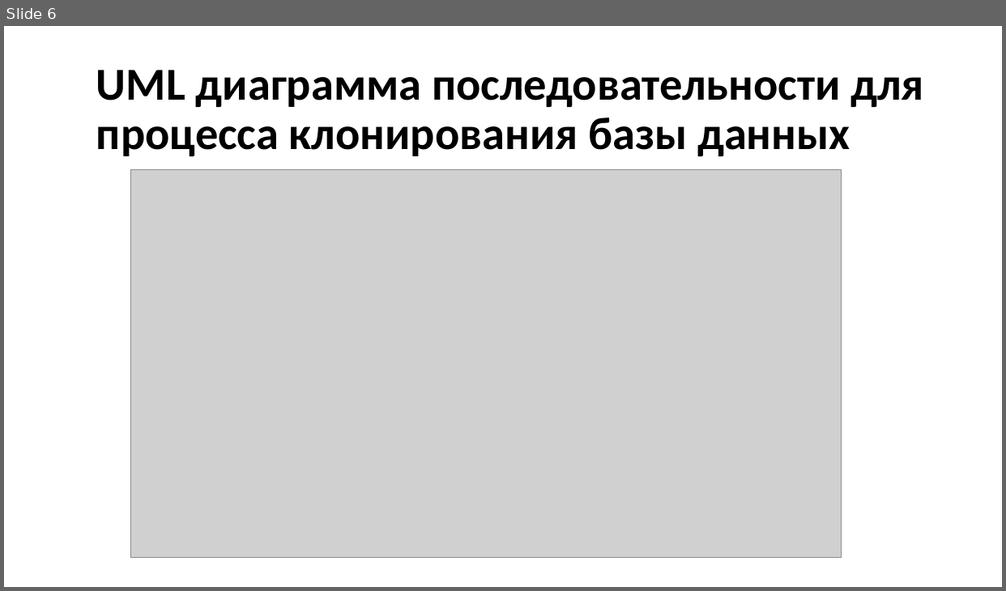
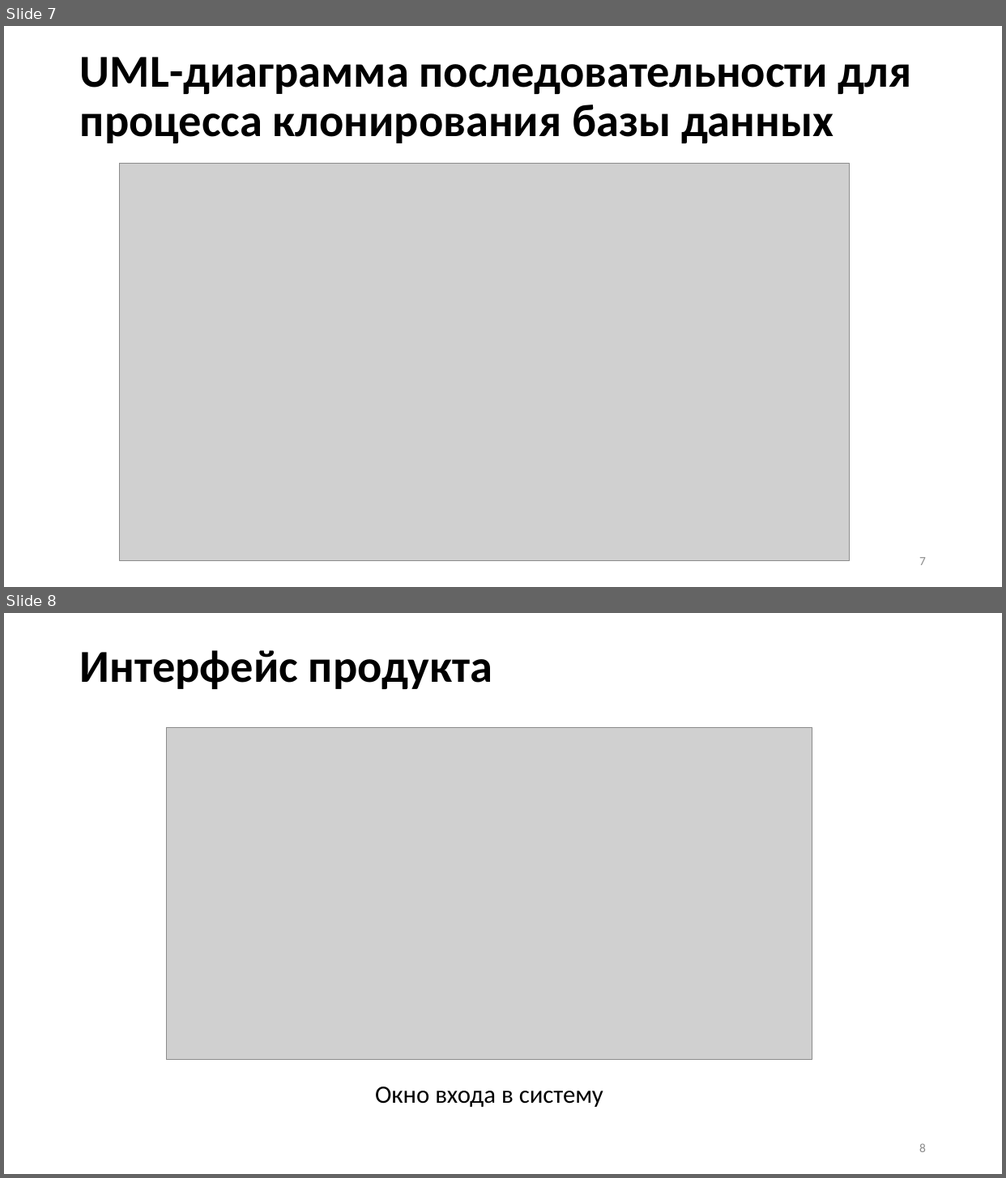
Before and after one commit to Hansola1/VKI, a slide deck: Диплом/Презентация/Бородина_Анастасия_Владимировна_2207Д2.pptx. Shown one above the other, each under a label of ours: slide 6 before the commit, slides 7 and 8 after it. The pictures are 1006x591 and 1006x1178 pixels, drawn with LibreOffice and Linux fonts; fonts in the diff are those of the drawing; grey boxes stand for pictures. Boxes give left, top, right and bottom in pixels: in the first picture for what was removed or moved away, otherwise in the second. Text is boxed around its words. In the diff, an @@ line names an element or a change of style, - is before the commit and + after.

Commit message:
Диплом
Презентация, диаграмма

```diff
--- a/Диплом/Презентация/Бородина_Анастасия_Владимировна_2207Д2.pptx
+++ b/Диплом/Презентация/Бородина_Анастасия_Владимировна_2207Д2.pptx
@@ slide 8 added at bbox=[4, 613, 1002, 1174], background #FFFFFF @@
@@ title added at bbox=[80, 650, 492, 689], 44 pt, text #000000, bold @@
+Интерфейс продукта
@@ picture added at bbox=[167, 727, 812, 1059] @@
@@ text added at bbox=[375, 1087, 603, 1107], 24 pt, text #000000 @@
+Окно входа в систему
@@ page number added at bbox=[919, 1144, 926, 1152], 12 pt, text #8C8C8C @@
+8
@@ what was slide 6 is now slide 7 @@
@@ slide 7 changed as well @@
@@ title at bbox=[80, 57, 912, 143]: text changed @@
-UML диаграмма последовательности для процесса клонирования базы данных
+UML-диаграмма последовательности для процесса клонирования базы данных
@@ picture: place and size @@
-picture at bbox=[130, 169, 841, 557]
+picture at bbox=[120, 163, 850, 561]
@@ page number added at bbox=[919, 557, 926, 565], 12 pt, text #8C8C8C @@
+7
```
Also in this commit, not shown: 7 other slides changed, 6 other slides added, 4 slides removed, 4 other files.
